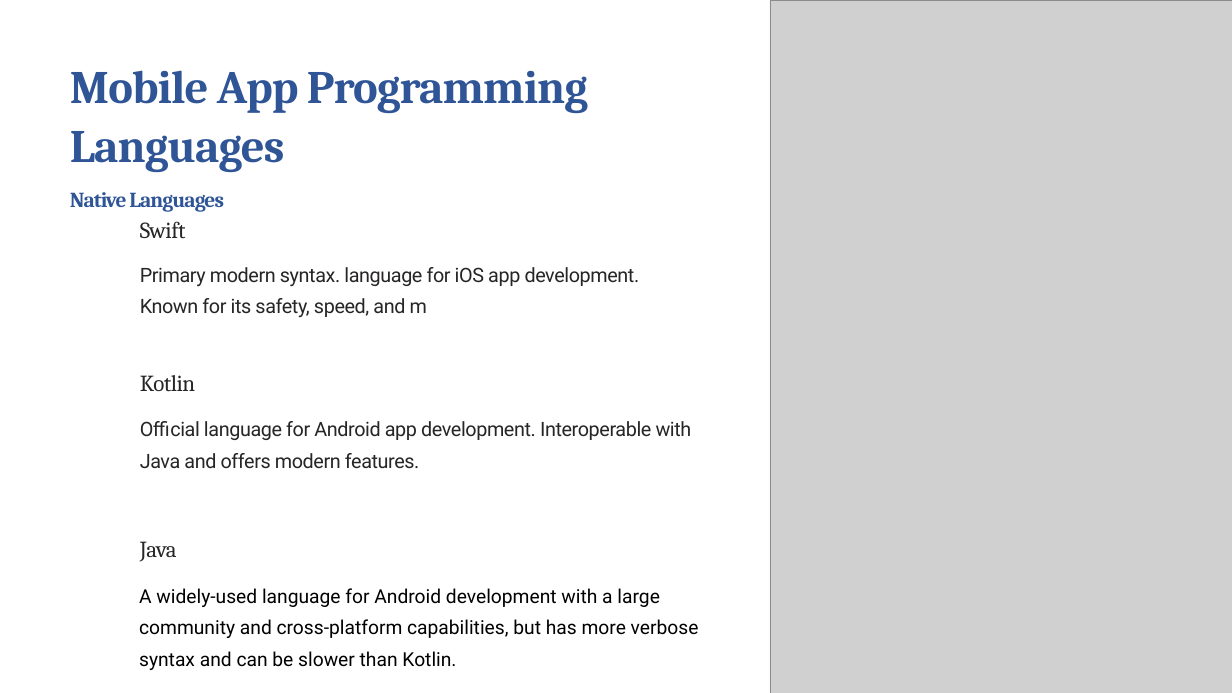
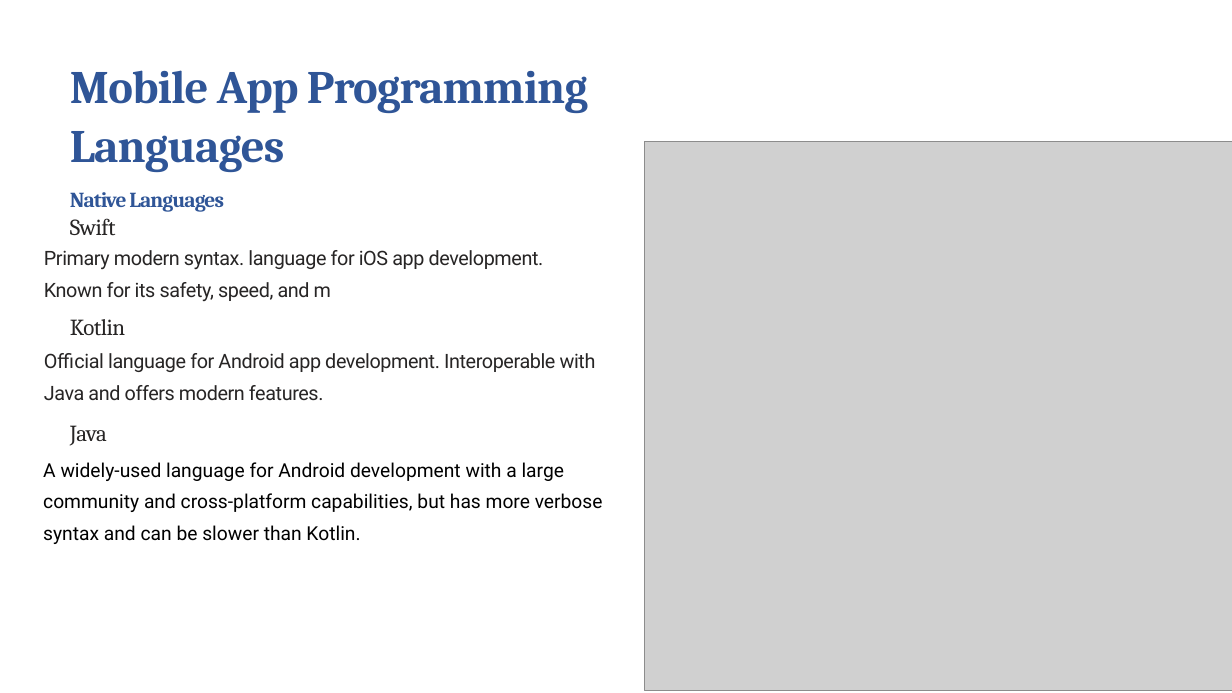
Before and after one commit to Pascaline-sudo/Group_1, a slide deck: slide 3 of Task 1 Powerpoint.pptx. Drawn at 1232x693 pixels with LibreOffice and Linux fonts; fonts in the diff are those of the drawing; grey boxes stand for pictures; background and template pictures are left out. Boxes give left, top, right and bottom in pixels: in the first picture for what was removed or moved away, otherwise in the second. Text is boxed around its words. In the diff, an @@ line names an element or a change of style, - is before the commit and + after.

```diff
--- a/Task 1 Powerpoint.pptx
+++ b/Task 1 Powerpoint.pptx
@@ picture: place and size @@
-picture at bbox=[770, 0, 1232, 693]
+picture at bbox=[644, 142, 1232, 690]
@@ text "Primary modern syntax. language for ...": place and size @@
-text "Primary modern syntax. language for ..." at bbox=[140, 267, 640, 317]
+text "Primary modern syntax. language for ..." at bbox=[44, 250, 544, 301]
@@ text "Swift": place and size @@
-text "Swift" at bbox=[140, 221, 186, 239]
+text "Swift" at bbox=[70, 218, 116, 236]
@@ text "Kotlin": place and size @@
-text "Kotlin" at bbox=[140, 375, 195, 392]
+text "Kotlin" at bbox=[70, 319, 125, 336]
@@ text "Official language for Android app ...": place and size @@
-text "Official language for Android app ..." at bbox=[140, 421, 692, 468]
+text "Official language for Android app ..." at bbox=[44, 353, 596, 400]
@@ text "Java": place and size @@
-text "Java" at bbox=[140, 541, 177, 562]
+text "Java" at bbox=[70, 425, 107, 446]
@@ text "A widely-used language for Android ...": place and size @@
-text "A widely-used language for Android ..." at bbox=[139, 588, 699, 670]
+text "A widely-used language for Android ..." at bbox=[43, 462, 603, 544]
```
Also in this commit, not shown: 8 other slides changed, 2 slides added, 3 slides removed.
